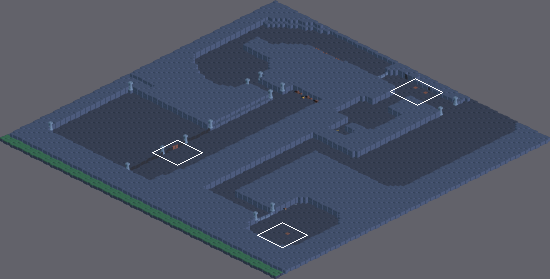
An edit to a level. Tiled map, src/dracula_punch/Resources/Tiled/dungeon_map.tmx. Above: a wide view before the commit, with the close-up outlined.
Close-up. Before:
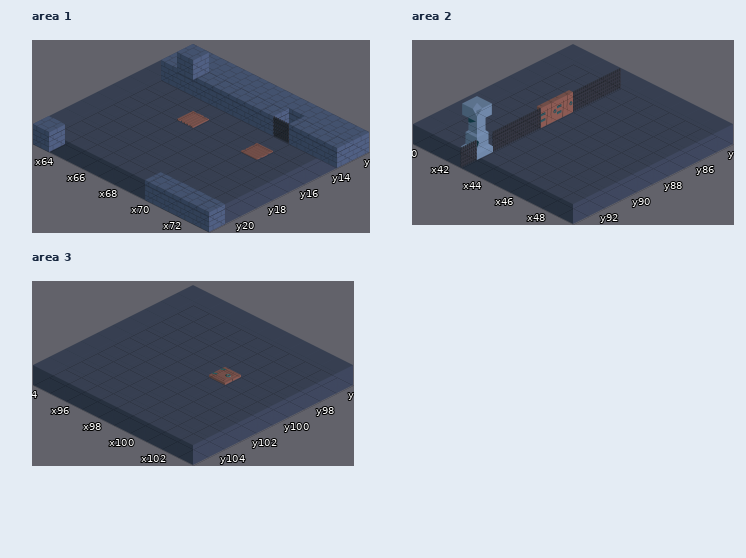
Cells are 256x128 px. Isometric: x runs down to the right, y down to the left. Shown: area 1 x 63..73, y 12..21; area 2 x 40..49, y 84..93; area 3 x 94..103, y 96..105.
The same view after the edit:
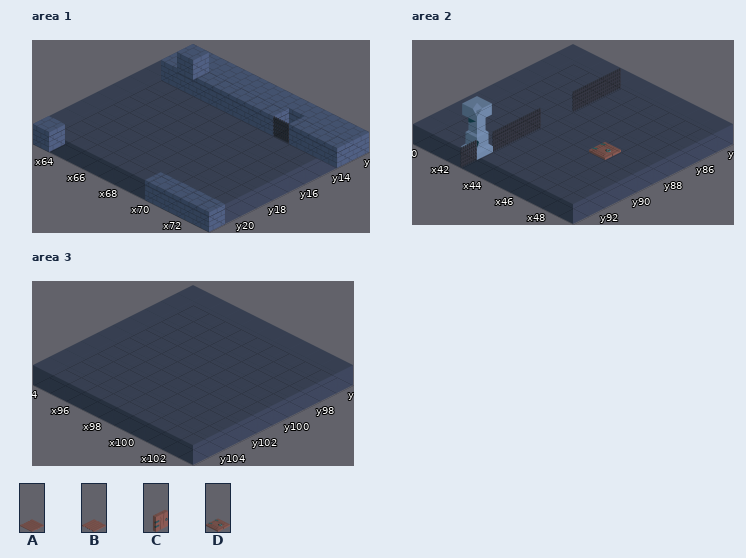
Key: from "tiledDungeon2": A 7, B 8, C 18, D 53.
_ is an empty cell.
Commit: Spawners up, Dracula spawns.
What changed:
Layer "placement", area 1:
The author cleared tile A in row 15 at x 70.
The author cleared tile B in row 15 at x 66.
Layer "PlayerSpawn", area 2:
The edit adds tile D in row 88 at x 46.
Layer "NE Walls", area 2:
The author cleared tile C in rows 87 to 88 at x 42.
Layer "PlayerSpawn", area 3:
The author cleared tile D in row 99 at x 99.
Boxes around the changes in both close-ups, in picture pixels (x1, y1, x2, y2):
removed: (177, 111, 209, 128)
removed: (241, 143, 273, 160)
removed: (537, 90, 573, 128)
added: (589, 142, 621, 160)
removed: (209, 367, 241, 385)
